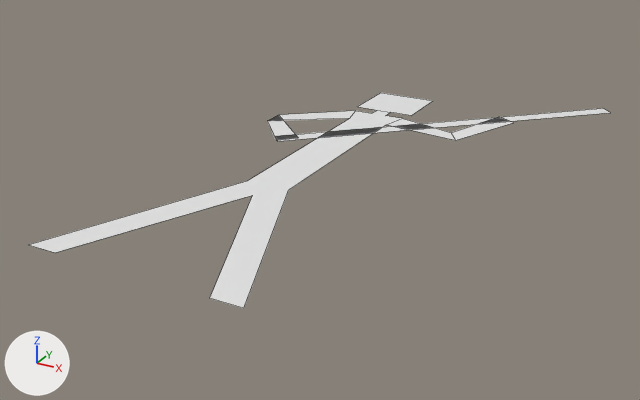
Renders of the Blender file Shapes/stickman.blend from each side of a commit.
The view is the same before and after, from a 50 mm camera at (0.798, -0.887, 0.474) aimed at (0.026, 0.518, -0.228). The lights are fixed; the arrows at lower left show +X, +Y and +Z. Mesh edges are drawn as thin lines.

Names of what the first picture shows: 'stickman'.
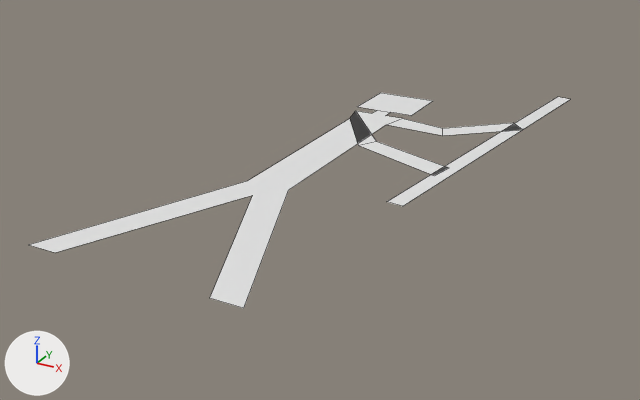
The newer file adds a shape key; the second version is drawn at full value of the shape key 'Block' of 'stickman', and the change is written as the vertex moves it makes.

The change, as a list of edits to the scene's bpy script:
```text
Change me_plane:
    where me_plane.from_pydata(...)  # 31 vertices, 7 faces; spans x -0.205..0.46, y 0.0..1.16, z -0.159
    used by ob_stickman; location = (-0.015, 0.0, 0.0)
    me_plane part 1
    me_plane.vertices[5].co: (-0.198, 0.707, -0.159) -> (0.05, 0.664, -0.159)  # pixel (267, 120) -> pixel (358, 145)
    me_plane.vertices[6].co: (-0.198, 0.756, -0.159) -> (0.072, 0.705, -0.159)  # pixel (278, 114) -> pixel (376, 141)
    me_plane.vertices[7].co: (-0.114, 0.608, -0.159) -> (0.251, 0.584, -0.159)  # pixel (276, 140) -> pixel (434, 175)
    me_plane.vertices[8].co: (-0.081, 0.645, -0.159) -> (0.261, 0.636, -0.159)  # pixel (298, 137) -> pixel (449, 167)
    me_plane.vertices[27].co: (-0.108, 0.606, -0.159) -> (0.257, 0.425, -0.159)  # pixel (277, 141) -> pixel (402, 206)
    me_plane.vertices[28].co: (-0.131, 0.63, -0.159) -> (0.224, 0.429, -0.159)  # pixel (274, 136) -> pixel (386, 201)
    me_plane.vertices[29].co: (0.46, 1.136, -0.159) -> (0.353, 1.196, -0.159)  # pixel (610, 112) -> pixel (570, 99)
    me_plane.vertices[30].co: (0.437, 1.16, -0.159) -> (0.32, 1.2, -0.159)  # pixel (602, 108) -> pixel (557, 96)
    me_plane part 2
    me_plane.vertices[19].co: (0.216, 0.79, -0.159) -> (0.181, 0.804, -0.159)  # pixel (455, 140) -> pixel (442, 135)
    me_plane.vertices[20].co: (0.189, 0.831, -0.159) -> (0.163, 0.85, -0.159)  # pixel (451, 132) -> pixel (442, 128)
    me_plane.vertices[21].co: (0.287, 0.96, -0.159) -> (0.319, 0.923, -0.159)  # pixel (513, 122) -> pixel (522, 129)
    me_plane.vertices[22].co: (0.244, 0.984, -0.159) -> (0.286, 0.959, -0.159)  # pixel (498, 116) -> pixel (513, 122)
```

Location of each change, [x1, y1, x2, y2] in pixels of the pictures (640 x 400 px; the box of a moved part takes in the faces that stretch with it):
'stickman', reshaped (7% narrower): before [29, 93, 610, 308]; after [29, 93, 570, 308]
part 1 of me_plane, moved or reshaped: before [267, 108, 610, 141]; after [350, 97, 570, 206]
part 2 of me_plane, moved or reshaped: before [386, 118, 513, 140]; after [386, 118, 522, 136]
